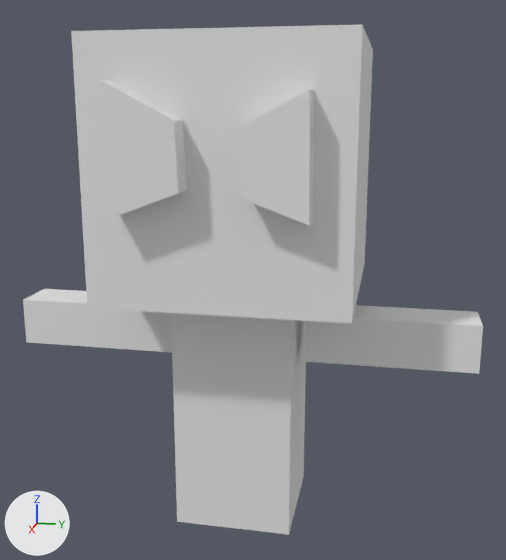
What one commit did to the Blender file order of karlindax 3d models in blender/karlindaxhuman.blend.
Camera for both pictures: a 50 mm lens placed at (8.58, 1.84, 3.38), pointed at (0.09, 0.15, 1.26). The axes (+X, +Y, +Z) are drawn at lower left. The lights are the same throughout. The first picture is the older version.

The older version as bpy lines, for what is in view:
```python
me_cube = bpy.data.meshes.new('Cube')
me_cube.from_pydata(...)  # 24 vertices, 18 faces; spans x -1.48..1.78, y -1.48..1.48, z -0.48..2.48
me_cube.materials.append(mat_material)  # white #e7e7e7
me_cube_001 = bpy.data.meshes.new('Cube.001')
me_cube_001.from_pydata(...)  # a box spanning x -0.74..0.74, y -0.74..0.74, z -0.48..2.48
me_cube_001.materials.append(mat_material)  # white #e7e7e7
me_cube_002 = bpy.data.meshes.new('Cube.002')
me_cube_002.from_pydata(...)  # 16 vertices, 14 faces; spans x -0.3..0.3, y -0.3..1.8, z -0.3..0.3
me_cube_002.materials.append(None)
me_cube_003 = bpy.data.meshes.new('Cube.003')
me_cube_003.from_pydata(...)  # 16 vertices, 14 faces; spans x -0.3..0.3, y -0.3..1.8, z -0.3..0.3
me_cube_003.materials.append(None)
ob_cube = bpy.data.objects.new('Cube', me_cube)
ob_cube.location = (0.0, 0.0, 1.67)
ob_cube_001 = bpy.data.objects.new('Cube.001', me_cube_001)
ob_cube_001.location = (0.0, 0.0, -1.41)
ob_cube_002 = bpy.data.objects.new('Cube.002', me_cube_002)
ob_cube_002.location = (0.0, 1.15, 0.59)
ob_cube_003 = bpy.data.objects.new('Cube.003', me_cube_003)
ob_cube_003.location = (0.0, -2.65, 0.59)
```
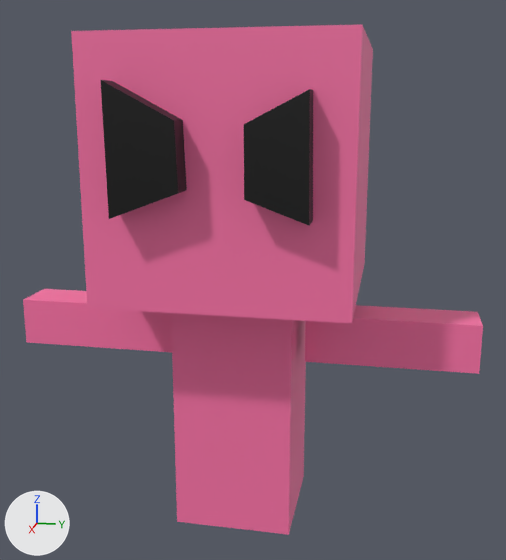
Location of each change, (x1, y1, x2, y2) in pixels of the pictures (506 x 560 px):
'Cube.001', recoloured (white to pink)
    both: (171, 313, 306, 535)
'Cube.002', recoloured (white to pink)
    both: (305, 305, 483, 374)
'Cube.003', recoloured (white to pink)
    both: (23, 289, 172, 352)
part 1 of me_cube, recoloured (white to pink)
    both: (71, 25, 373, 324)
part 2 of me_cube, recoloured (white to black)
    both: (101, 80, 313, 225)

Diff of the bpy script that builds the scene:
```diff
--- a/order of karlindax 3d models in blender/karlindaxhuman.blend.py
+++ b/order of karlindax 3d models in blender/karlindaxhuman.blend.py
@@ mat_skintone @@
+mat_skintone = principled_material('skinTone')
+mat_skintone.base_color = (0.965, 0.175, 0.392)  # pink #fb74a8
@@ mat_black @@
+mat_black = principled_material('black')
+mat_black.base_color = (0.0, 0.0, 0.0)  # black #000000
@@ me_cube @@
 me_cube.from_pydata(...)  # 24 vertices, 18 faces; spans x -1.48..1.78, y -1.48..1.48, z -0.48..2.48
 # used by ob_cube; location = (0.0, 0.0, 1.67)
+# me_cube part 1: all 8 faces centred in x -1.48..1.48, y -1.48..1.48, z -0.48..2.48 switch from mat_material (white #e7e7e7) to mat_skintone (pink #fb74a8)
+# me_cube part 2: all 10 faces centred in x 1.63..1.78, y -1.05..1.04, z 0.71..1.79 switch from mat_material (white #e7e7e7) to mat_black (black #000000)
@@ me_cube_001 @@
 me_cube_001.from_pydata(...)  # 8 vertices, 6 faces; spans x -0.74..0.74, y -0.74..0.74, z -0.48..2.48
-me_cube_001.materials.append(mat_material)  # white #e7e7e7
+me_cube_001.materials.append(mat_skintone)  # pink #fb74a8
@@ me_cube_003 @@
 me_cube_003.from_pydata(...)  # 16 vertices, 14 faces; spans x -0.3..0.3, y -0.3..1.8, z -0.3..0.3
+me_cube_003.materials.append(mat_skintone)  # pink #fb74a8
@@ me_cube_002 @@
 me_cube_002.from_pydata(...)  # 16 vertices, 14 faces; spans x -0.3..0.3, y -0.3..1.8, z -0.3..0.3
+me_cube_002.materials.append(mat_skintone)  # pink #fb74a8
```
